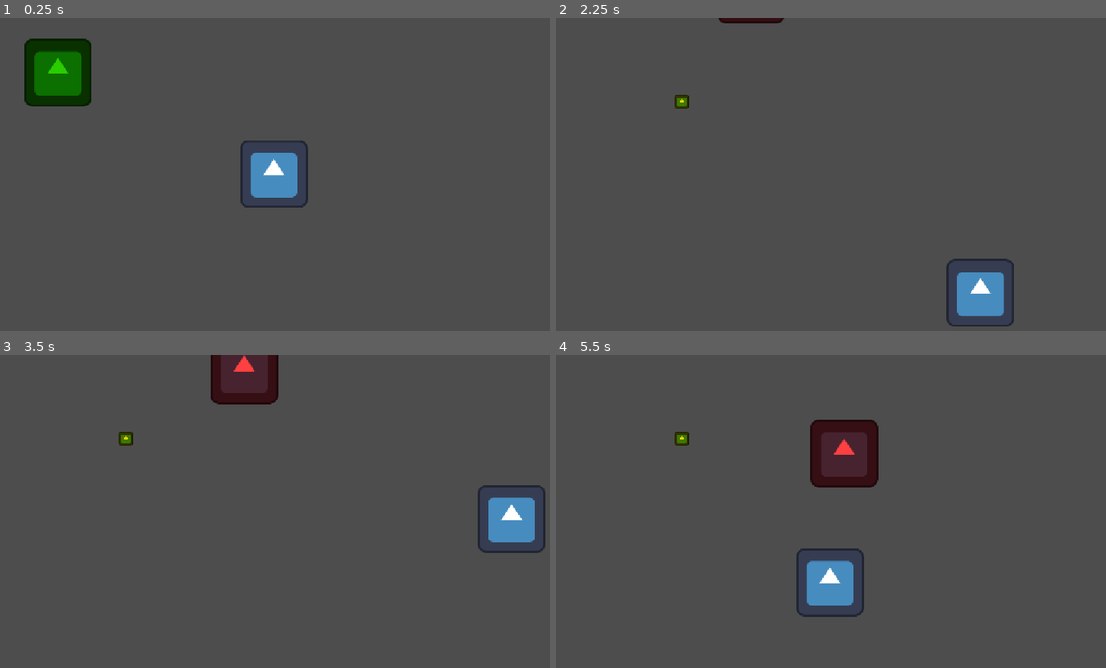
Above: before the commit, frames 1-4 (two rows, left to right).
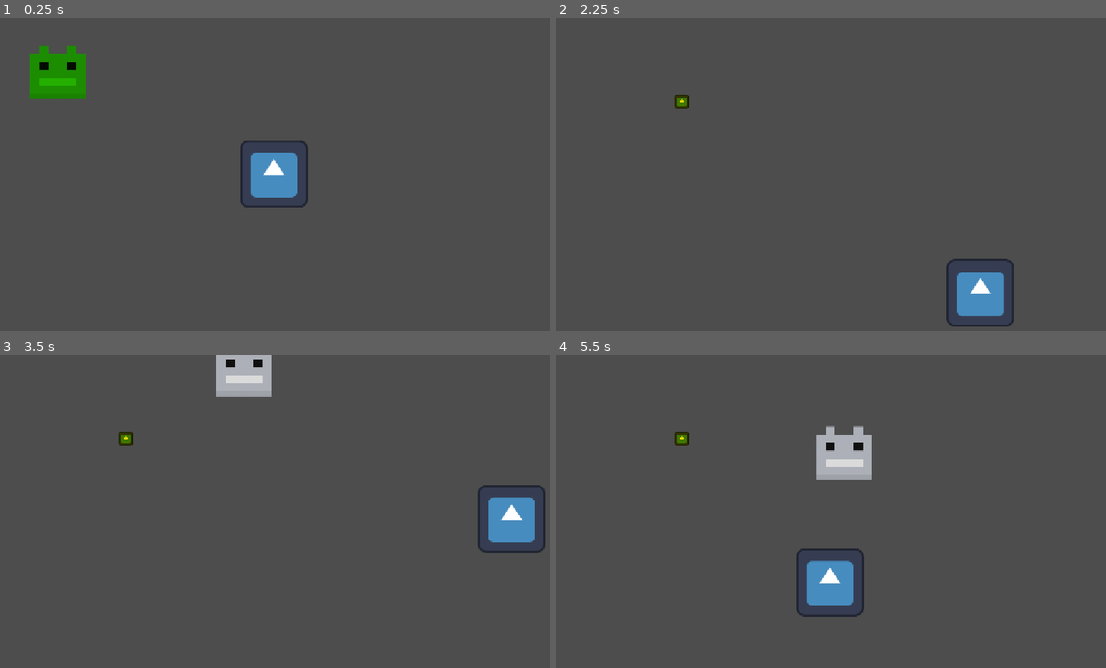
Above: after the commit, the same moments.

Repository: NxtCreator/little-archery
Game: Godot game, scene res://scenes/main.tscn
Two runs of this game, one before a commit and one after it. Both use one fixed random seed, a clock stepped at 60 frames per second and the inputs below. The engine's default icon, where the game draws it, is replaced by a stand-in: a white triangle on a blue panel in a dark square.
Inputs (mouse positions are in pixels of both pictures, inside the frame that each line leads up to):
- Up to frame 1 (0.25 s): no input
- Up to frame 2 (2.25 s): tap Enter at 0.5 s; move the mouse to (990, 171) at 0.52 s; hold D (move_right) 0.53-1.28 s; tap Alt at 0.6, 2.1 s; click (990, 171) at 0.67 s; move the mouse to (732, 205) at 1.27 s; hold S (move_down) 1.28-2.03 s; tap Shift at 1.35 s; move the mouse to (913, 115) at 2.02 s; hold D (move_right) from 2.03 s (still down)
- Up to frame 3 (3.5 s): move the mouse to (269, 596) at 2.77 s; release D (move_right) at 2.78 s; hold W (move_up) from 2.78 s (still down); tap Shift at 2.85 s; click (269, 596) at 2.92 s
- Up to frame 4 (5.5 s): move the mouse to (1034, 577) at 3.52 s; release W (move_up) at 3.53 s; hold A (move_left) 3.53-5.03 s; tap Alt at 3.6, 5.1 s; move the mouse to (671, 473) at 4.27 s; tap Shift at 4.35 s; move the mouse to (886, 527) at 5.02 s; hold S (move_down) from 5.03 s (still down); click (886, 527) at 5.17 s

The runs differ from the first frame. In frame 1, 2.5% of the frame differs, in the area x 4-17%, y 6-29%; in frame 2, 0.2%; in frame 3, 1.9%; in frame 4, 2.7%, in the area x 46-59%, y 20-43%.

Commit message:
Replace enemy placeholder with custom gray blocky sprite, scaled to match collider

Diff:
--- a/scenes/enemy.tscn
+++ b/scenes/enemy.tscn
@@ -1,7 +1,7 @@
 [gd_scene format=3 uid="uid://bbpbm7xyctf50"]
 
-[ext_resource type="Texture2D" uid="uid://cxtexrrk3vg4p" path="res://icon.svg" id="1_7p1mj"]
 [ext_resource type="Script" uid="uid://mfytt338b5mq" path="res://scenes/enemy.gd" id="1_md0e3"]
+[ext_resource type="Texture2D" uid="uid://ciie68te8m4pq" path="res://art/enemy_normal.png" id="2_md0e3"]
 
 [sub_resource type="CircleShape2D" id="CircleShape2D_62jd7"]
 radius = 48.0
@@ -12,8 +12,8 @@
 speed = 100
 
 [node name="Sprite2D" type="Sprite2D" parent="." unique_id=330599043]
-modulate = Color(1, 0.2509804, 0.2509804, 1)
-texture = ExtResource("1_7p1mj")
+scale = Vector2(0.25, 0.25)
+texture = ExtResource("2_md0e3")
 
 [node name="CollisionShape2D" type="CollisionShape2D" parent="." unique_id=207770753]
 shape = SubResource("CircleShape2D_62jd7")
Binary file added: art/enemy_normal.png
Not shown, added: art/enemy_normal.png.import
